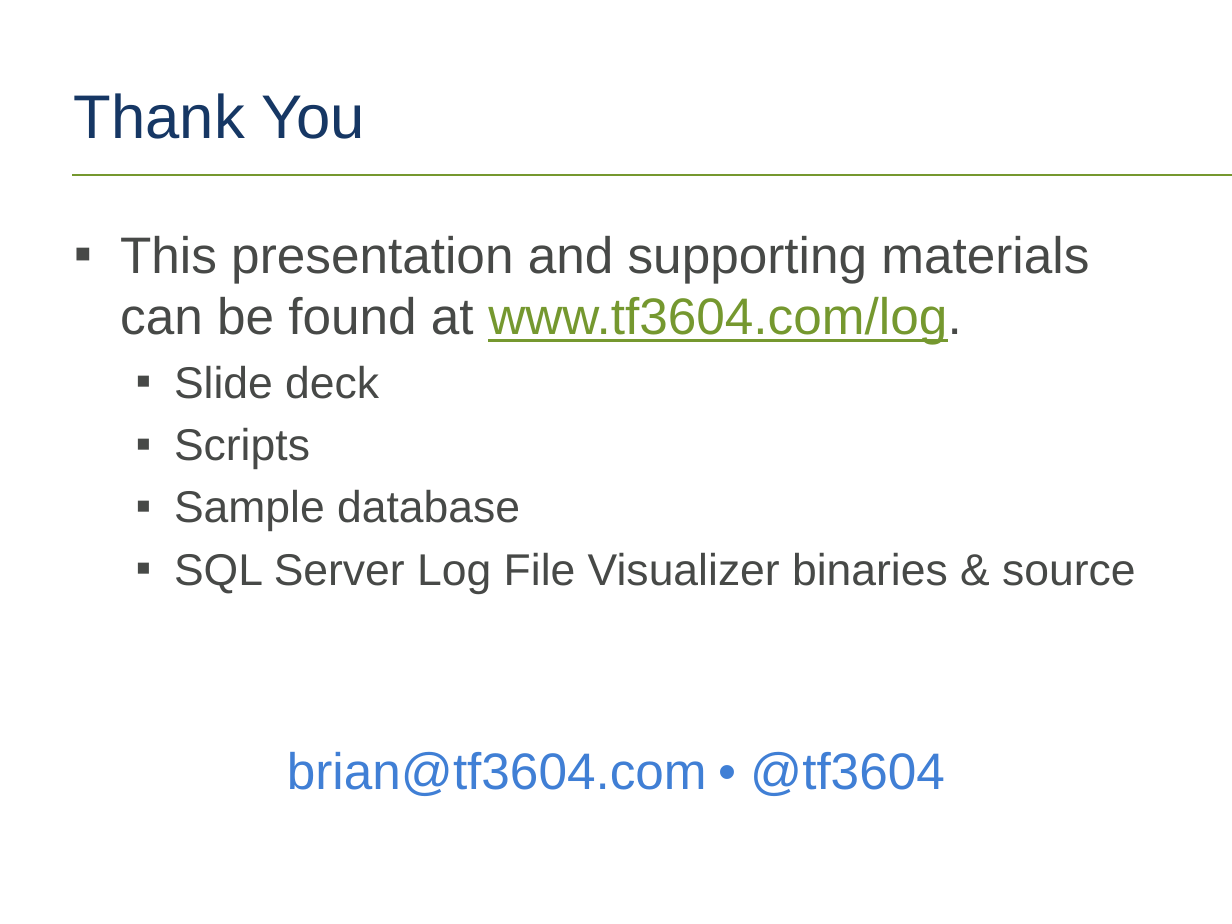
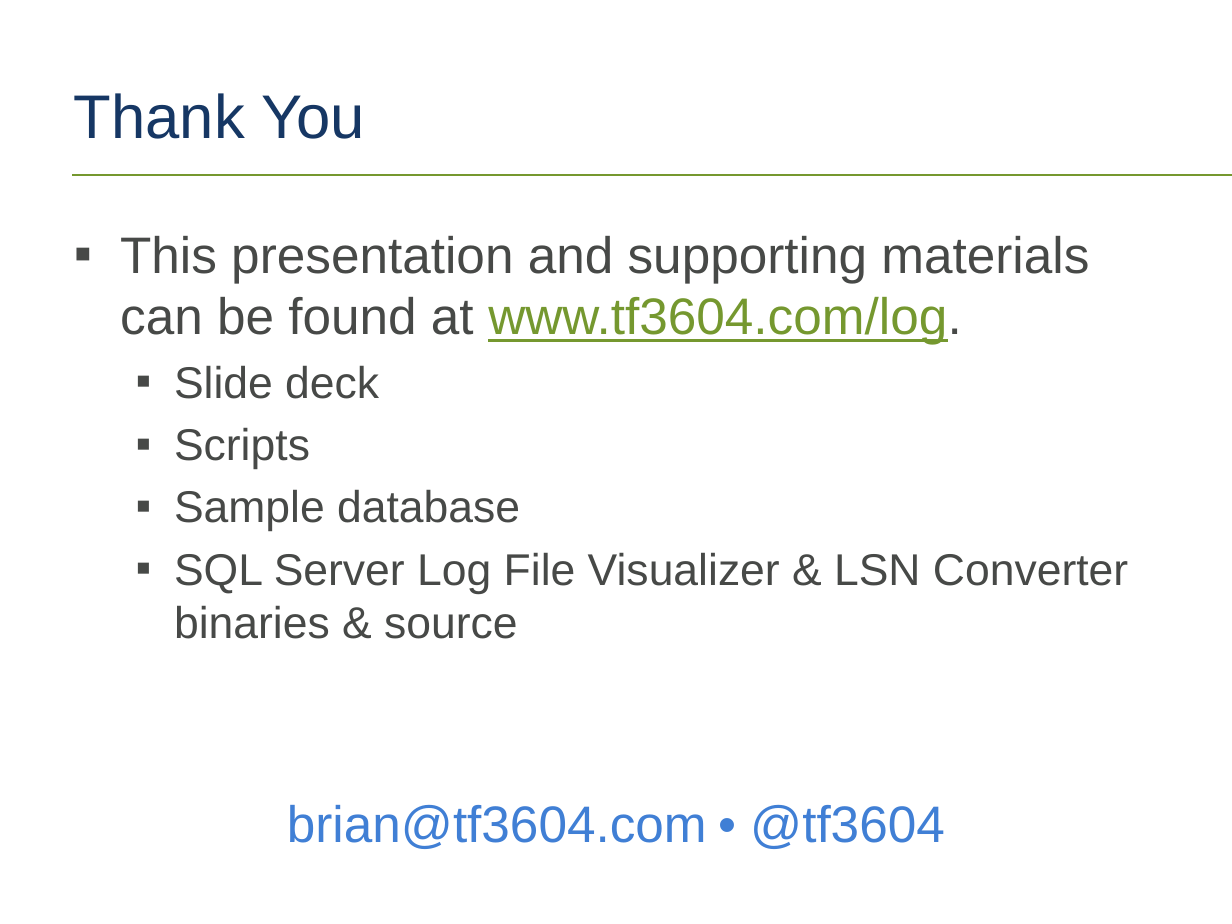
Before and after one commit to tf3604/LogFilePresentation, a slide deck: slide 43 of TransactionLog.pptx. Drawn at 1232x924 pixels with LibreOffice and Linux fonts; fonts in the diff are those of the drawing; background and template pictures are left out. Boxes give left, top, right and bottom in pixels: in the first picture for what was removed or moved away, otherwise in the second. Text is boxed around its words. In the diff, an @@ line names an element or a change of style, - is before the commit and + after.

```diff
--- a/TransactionLog.pptx
+++ b/TransactionLog.pptx
@@ text at box(174, 552, 1128, 639): text changed @@
-  ▪ SQL Server Log File Visualizer binaries & source
+  ▪ SQL Server Log File Visualizer & LSN Converter binaries & source
```
Also in this commit, not shown: 1 other slide changed, 2 other files.
